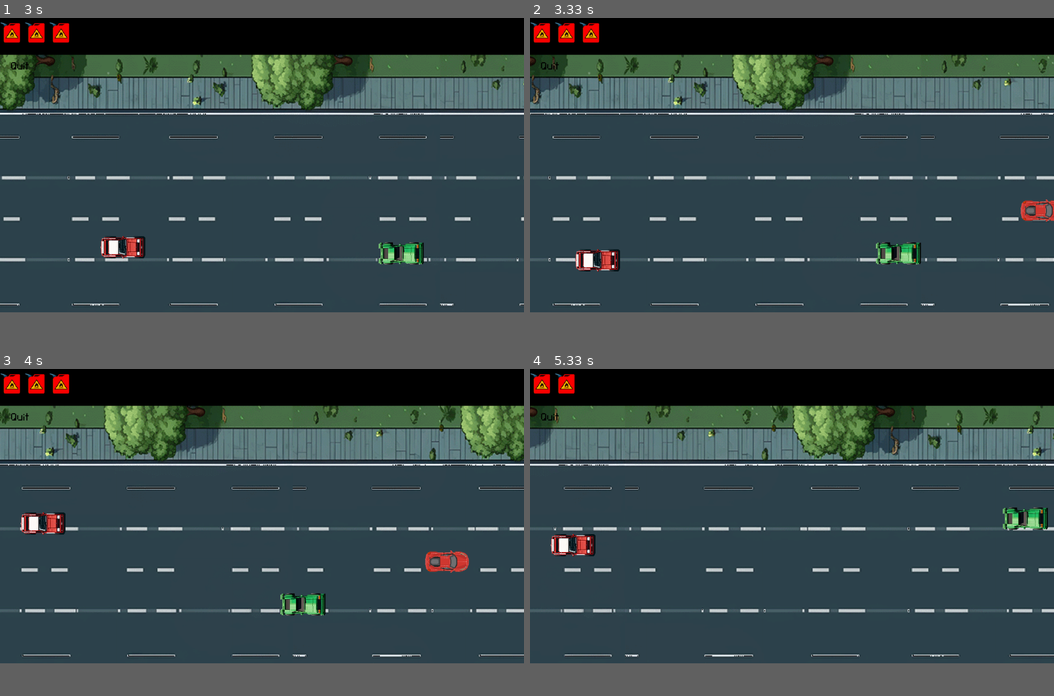
Above: before the commit, frames 1-4 (two rows, left to right).
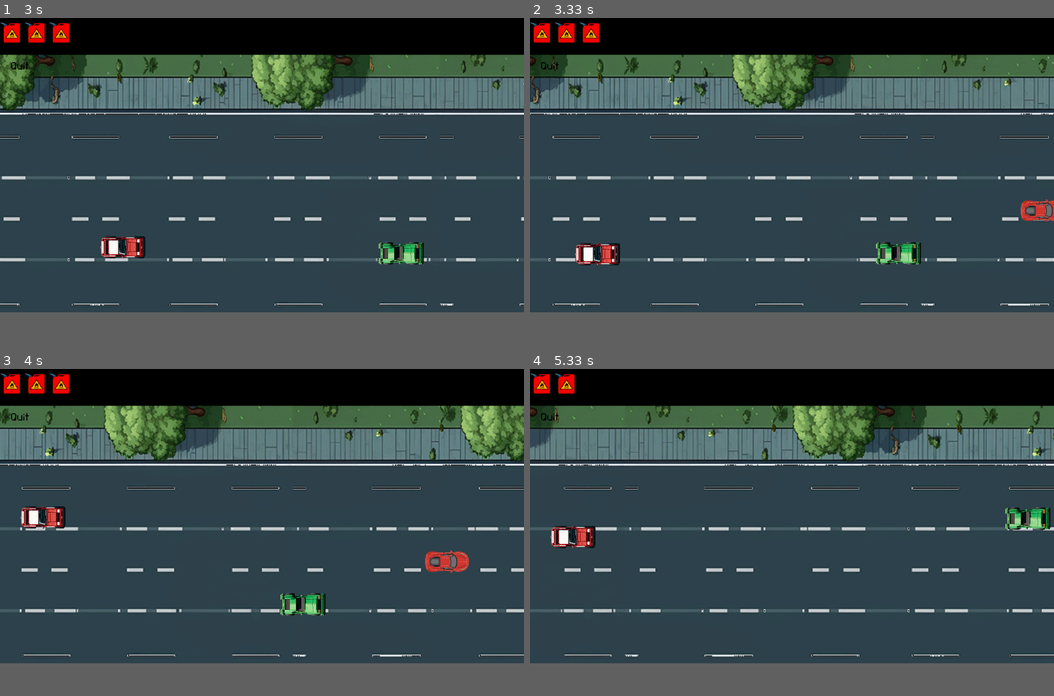
Above: after the commit, the same moments.

Repository: Florgol/Pygame-racing-game
Game: pygame game, started from main.py
The game is run twice, just before and just after one commit, with the same random seed, the same clock (stepped at 60 frames per second) and the same inputs.
Inputs (mouse positions are in pixels of both pictures, inside the frame that each line leads up to):
- Up to frame 1 (3 s): click "START" at 0.38 s; hold Up 1.17-1.63 s; hold Right 1.67-2.13 s; move the mouse to (136, 168) at 1.7 s; hold Left 2.17-2.7 s; hold Down from 2.73 s (still down)
- Up to frame 2 (3.33 s): release Down at 3.03 s; hold Left from 3.07 s (still down)
- Up to frame 3 (4 s): release Left at 3.47 s; hold Up 3.5-3.87 s; hold Right from 3.9 s (still down)
- Up to frame 4 (5.33 s): release Right at 4.53 s; hold Down 4.57-4.93 s; hold Left from 4.97 s (still down)

Frame 1 is identical in both runs. In frame 2, 0.5% of the frame differs, in the area x 8-18%, y 68-78%; in frame 3, 0.5%; in frame 4, 1.0%, in the area x 3-100%, y 42-58%.

Commit message:
Changed player max Y position
to avoid driving over tree trunks

Diff:
--- a/main.py
+++ b/main.py
@@ -97,8 +97,8 @@
         self.ACTUAL_SCREEN_WIDTH, self.ACTUAL_SCREEN_HEIGHT = info.current_w, info.current_h
 
         # Minimum and maximum car position - invisible borders that the car can not cross
-        self.MIN_Y = self.ACTUAL_SCREEN_HEIGHT // 8
-        self.MAX_Y = (self.ACTUAL_SCREEN_HEIGHT // 8) * 7 -10
+        self.MIN_Y = self.ACTUAL_SCREEN_HEIGHT // 8 + 30
+        self.MAX_Y = (self.ACTUAL_SCREEN_HEIGHT // 8) * 7 -10 - 15
         self.MIN_X = 0
         self.MAX_X = self.ACTUAL_SCREEN_WIDTH
 
@@ -433,7 +433,7 @@
 
         # load vroom file
         self.vroom = pygame.mixer.Sound("./sounds/vroom.wav")
-        self.vroom.set_volume(1)
+        self.vroom.set_volume(0.5)
 
     # start_screen sound play
     def play_soundtrack(self):
